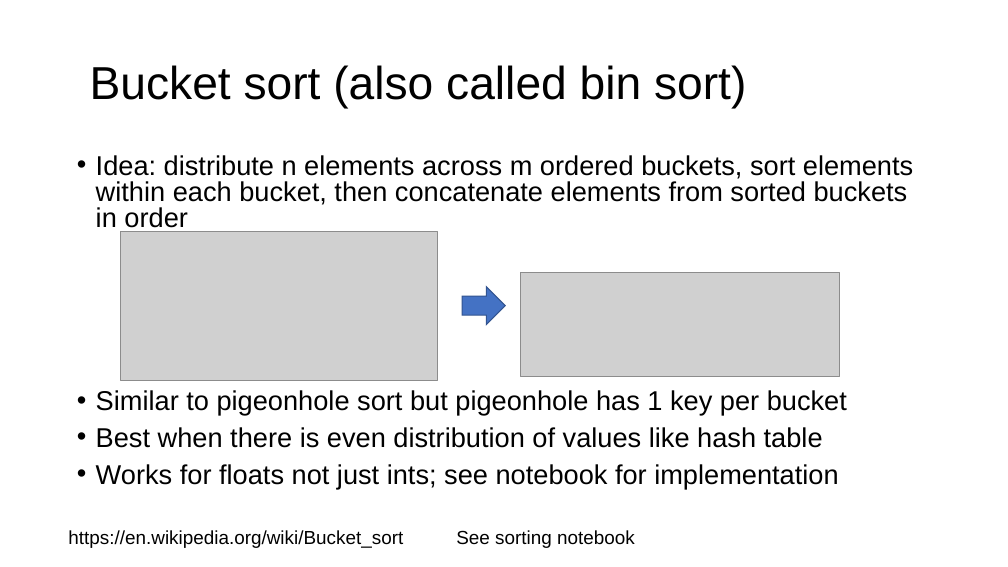
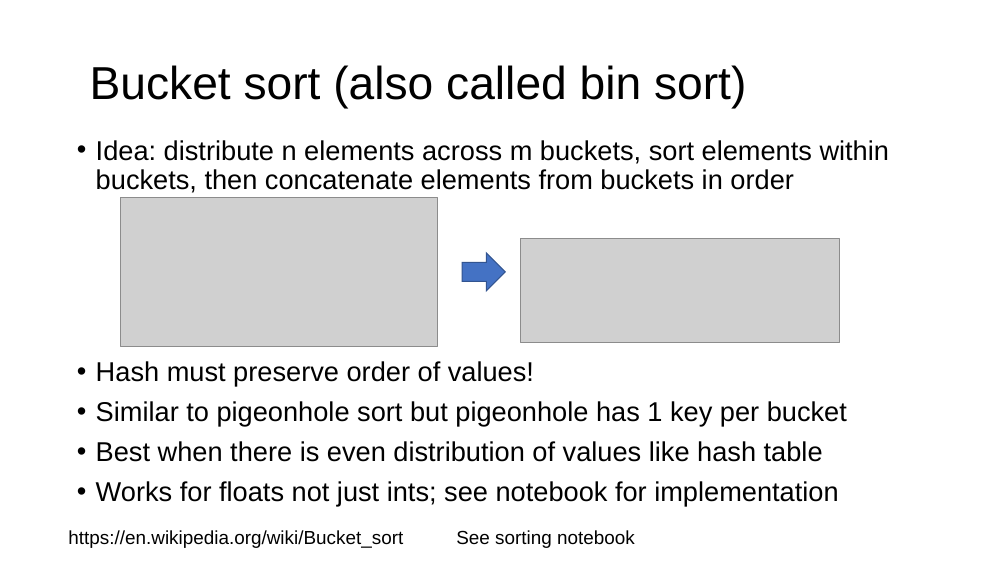
Before and after one commit to parrt/msds689, a slide deck: slide 12 of notes/sorting.pptx. Drawn at 1008x567 pixels with LibreOffice and Linux fonts; fonts in the diff are those of the drawing; grey boxes stand for pictures; background and template pictures are left out. Boxes give left, top, right and bottom in pixels: in the first picture for what was removed or moved away, otherwise in the second. Text is boxed around its words. In the diff, an @@ line names an element or a change of style, - is before the commit and + after.

```diff
--- a/notes/sorting.pptx
+++ b/notes/sorting.pptx
@@ text "Idea: distribute n elements across ...": place and size @@
-text "Idea: distribute n elements across ..." at [96,155,913,489]
+text "Idea: distribute n elements across ..." at [96,140,890,506]
@@ text at [96,140,890,386]: text changed @@
-• Idea: distribute n elements across m ordered buckets, sort elements within each bucket, then concatenate elements from sorted buckets in order
+• Idea: distribute n elements across m buckets, sort elements within buckets, then concatenate elements from buckets in order
+• Hash must preserve order of values!
@@ 2 pictures, 1 right arrow: place and size @@
-2 pictures, 1 right arrow at [120,231,840,380]
+2 pictures, 1 right arrow at [120,197,840,346]
@@ text at [96,401,847,506]: line spacing 0.8 to 0.9 @@
```
Also in this commit, not shown: 1 other slide changed, 2 other files.
